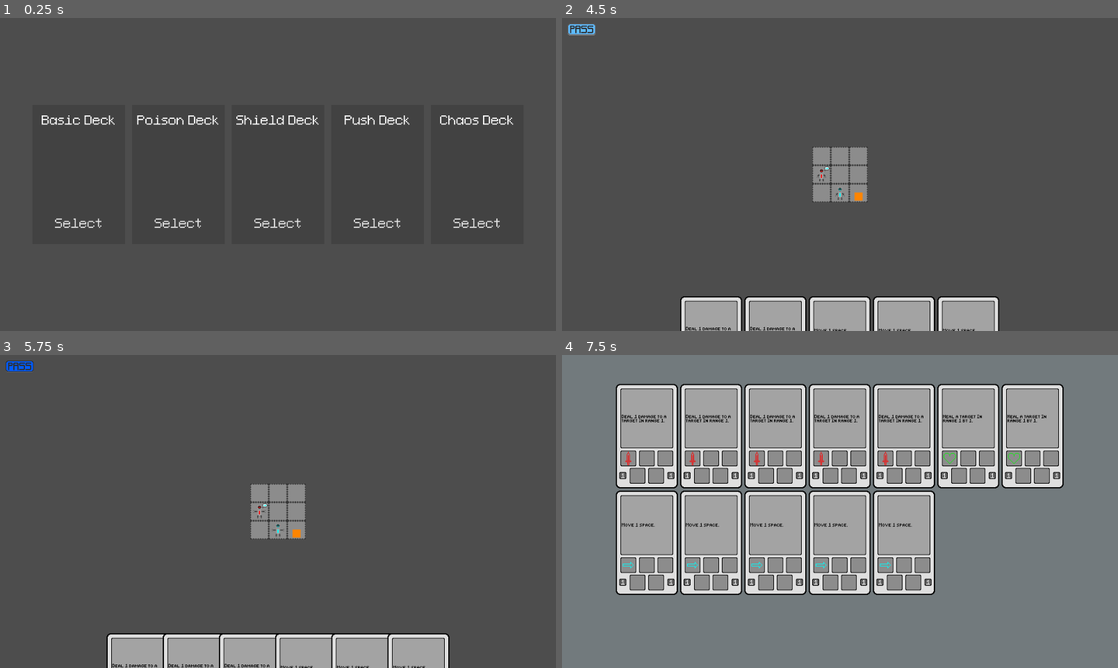
Above: before the commit, frames 1-4 (two rows, left to right).
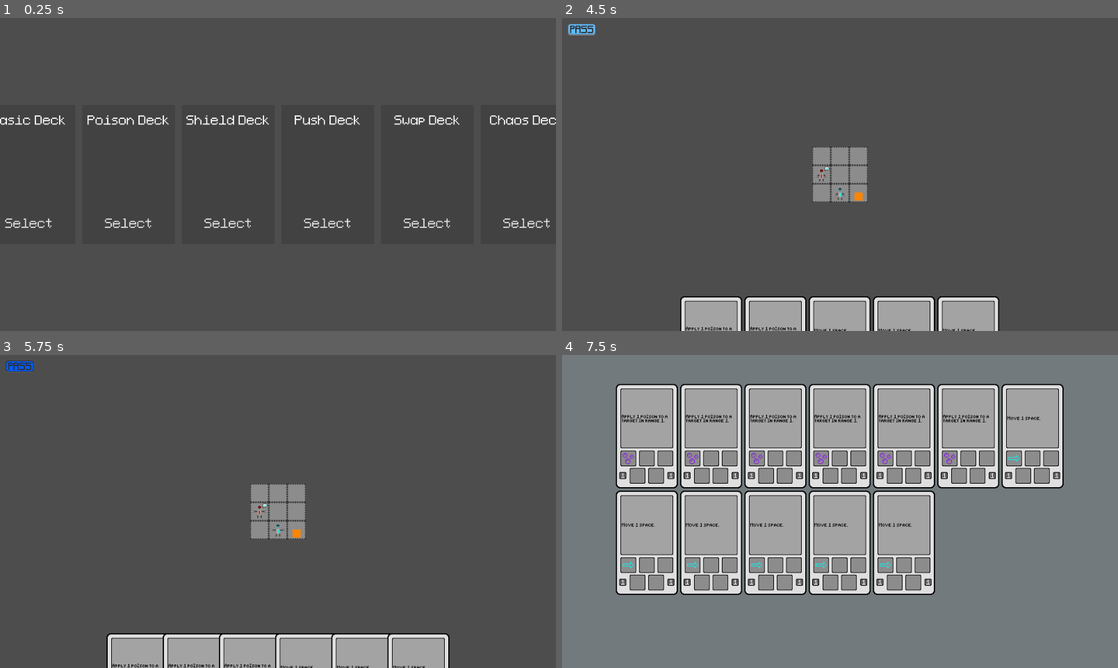
Above: after the commit, the same moments.

Repository: CattacoCattaco/strategy-deckbuilder-roguelike
Game: Godot game, scene res://deck_selection_screen/deck_selection_screen.tscn
Two runs of this game, one before a commit and one after it. Both use one fixed random seed, a clock stepped at 60 frames per second and the inputs below.
Inputs (mouse positions are in pixels of both pictures, inside the frame that each line leads up to):
- Up to frame 1 (0.25 s): no input
- Up to frame 2 (4.5 s): click "Select" at 0.5 s; tap Enter (do_event) at 1.25, 2.75, 4.25 s; move the mouse to (962, 158) at 1.27 s; hold D (right) 1.28-2 s; hold Enter (do_event) 1.28-2 s; click (962, 158) at 1.42 s; tap Space at 2, 3.5 s; drag from (728, 190) to (812, 237) at 2.02 s; move the mouse to (895, 105) at 2.77 s; hold D (right) 2.78-3.5 s; hold Z (zoom) 2.78-3.5 s; click (895, 105) at 2.92 s; drag from (812, 237) to (673, 127) at 3.52 s; move the mouse to (1006, 221) at 4.27 s; hold A (left) from 4.28 s (still down); tap Shift at 4.35 s; click (1006, 221) at 4.42 s
- Up to frame 3 (5.75 s): release A (left) at 5 s; click (22, 367) at 5 s
- Up to frame 4 (7.5 s): click (823, 492) at 5.77 s; tap Space at 6.5 s; drag from (673, 464) to (756, 433) at 6.52 s; move the mouse to (867, 511) at 7.27 s; hold S (down) from 7.28 s (still down); hold Q (view_deck) from 7.28 s (still down); click (867, 511) at 7.42 s

The runs differ from the first frame. In frame 1, 2.5% of the frame differs, in the area x 0-100%, y 31-68%; in frame 2, 0.1%; in frame 3, 0.1%; in frame 4, 0.7%.

Commit message:
Add Swap Modifier
Added Swap modifier, that swaps position with an object in range

Diff:
--- a/card/card.gd
+++ b/card/card.gd
@@ -147,6 +147,8 @@
 			action_marker = Tile.ActionMarker.PUSH
 		elif effect.base_action is Modifier.Push:
 			action_marker = Tile.ActionMarker.PUSH
+		elif effect.base_action is Modifier.Swap:
+			action_marker = Tile.ActionMarker.MOVE
 
 		for i in range(rep_count):
 			if i > 0:
--- a/card/modifier/modifier.gd
+++ b/card/modifier/modifier.gd
@@ -182,18 +182,42 @@
 
 
 	func _get_sort_order() -> int:
+		return 17
+
+
+	func _get_text(effect_range: int, effect_size: int) -> String:
+		return "Push a target in range %d %d spaces" % [effect_range, effect_size]
+
+
+	func _can_target(tile: Tile) -> bool:
+		if not tile.object:
+			return false
+
+		return tile.object.data.pushable
+
+
+class Swap extends BaseAction:
+	func _get_name() -> String:
+		return "Swap"
+
+
+	func _get_image() -> Texture2D:
+		return preload("res://card/modifier/arrow.png")
+
+
+	func _get_sort_order() -> int:
 		return 18
 
 
-	func _get_text(effect_range: int, effect_size: int) -> String:
-		return "Push a target in range %d %d spaces" % [effect_range, effect_size]
-
-
-	func _can_target(tile: Tile) -> bool:
-		if not tile.object:
-			return false
-
-		return tile.object.data.pushable
+	func _get_text(effect_range: int, _effect_size: int) -> String:
+		return "Swap positions with a target in range %d" % effect_range
+
+
+	func _can_target(tile: Tile) -> bool:
+		if tile.object:
+			return true
+
+		return false
 
 
 class Move extends BaseAction:
@@ -240,7 +264,7 @@
 
 
 	func applies_to(modifier: Modifier) -> bool:
-		return modifier is not Move
+		return modifier is not Move and modifier is not Swap
 
 
 	func _get_text(_effect_range: int, _effect_size: int) -> String:
@@ -261,7 +285,7 @@
 
 
 	func applies_to(modifier: Modifier) -> bool:
-		return modifier is not Move
+		return modifier is not Move and modifier is not Swap
 
 
 	func _get_text(_effect_range: int, _effect_size: int) -> String:
--- a/deck_selection_screen/deck_selection_screen.gd
+++ b/deck_selection_screen/deck_selection_screen.gd
@@ -58,6 +58,20 @@
 		CardData.new([Modifier.Push.new()], 1, 1),
 		CardData.new([Modifier.Push.new()], 1, 1),
 	],
+	"Swap Deck": [
+		CardData.new([Modifier.Move.new()], 1, 1),
+		CardData.new([Modifier.Move.new()], 1, 1),
+		CardData.new([Modifier.Attack.new()], 1, 1),
+		CardData.new([Modifier.Attack.new()], 1, 1),
+		CardData.new([Modifier.Swap.new()], 1, 1),
+		CardData.new([Modifier.Swap.new()], 1, 1),
+		CardData.new([Modifier.Swap.new()], 1, 1),
+		CardData.new([Modifier.Swap.new()], 1, 1),
+		CardData.new([Modifier.Swap.new()], 1, 1),
+		CardData.new([Modifier.Swap.new()], 1, 1),
+		CardData.new([Modifier.Swap.new()], 1, 1),
+		CardData.new([Modifier.Swap.new()], 1, 1),
+	],
 	"Chaos Deck": [
 		CardData.new([Modifier.Move.new()], 1, 1),
 		CardData.new([Modifier.Move.new(), Modifier.Attack.new()], 1, 1),
--- a/tile_grid/tile/tile.gd
+++ b/tile_grid/tile/tile.gd
@@ -69,6 +69,8 @@
 			marker_type = ActionMarker.ENEMY_PUSH
 		elif effect.base_action is Modifier.Defend:
 			marker_type = ActionMarker.ENEMY_PUSH
+		elif effect.base_action is Modifier.Swap:
+			marker_type = ActionMarker.ENEMY_MOVE
 		elif effect.base_action is Modifier.Attack:
 			marker_type = ActionMarker.ENEMY_ATTACK
 		elif effect.base_action is Modifier.Poison:
--- a/tile_grid/tile/tile_object/tile_object.gd
+++ b/tile_grid/tile/tile_object/tile_object.gd
@@ -113,6 +113,11 @@
 					continue
 
 				push(target, effect.effect_size)
+			elif effect.base_action is Modifier.Swap:
+				if target == pos:
+					continue
+
+				swap(target)
 			elif effect.base_action is Modifier.Move:
 				if target == pos:
 					continue
@@ -261,6 +266,28 @@
 		EnemyActionSource.recalc_distances(tile_grid)
 
 
+func swap(other_pos: Vector2i) -> void:
+	var other_object: TileObject = tile_grid.get_tile(other_pos.x, other_pos.y).object
+	if not other_object:
+		return
+
+	other_object.pos = pos
+	other_object.tile = tile_grid.get_tile(pos.x, pos.y)
+	other_object.reparent(other_object.tile, false)
+	other_object.tile.object = other_object
+
+	if other_object.data.action_source is PlayerActionSource:
+		EnemyActionSource.recalc_distances(tile_grid)
+
+	pos = other_pos
+	tile = tile_grid.get_tile(pos.x, pos.y)
+	reparent(tile, false)
+	tile.object = self
+
+	if data.action_source is PlayerActionSource:
+		EnemyActionSource.recalc_distances(tile_grid)
+
+
 func do_poison() -> void:
 	if shield_level > 0:
 		shield_level -= 1
